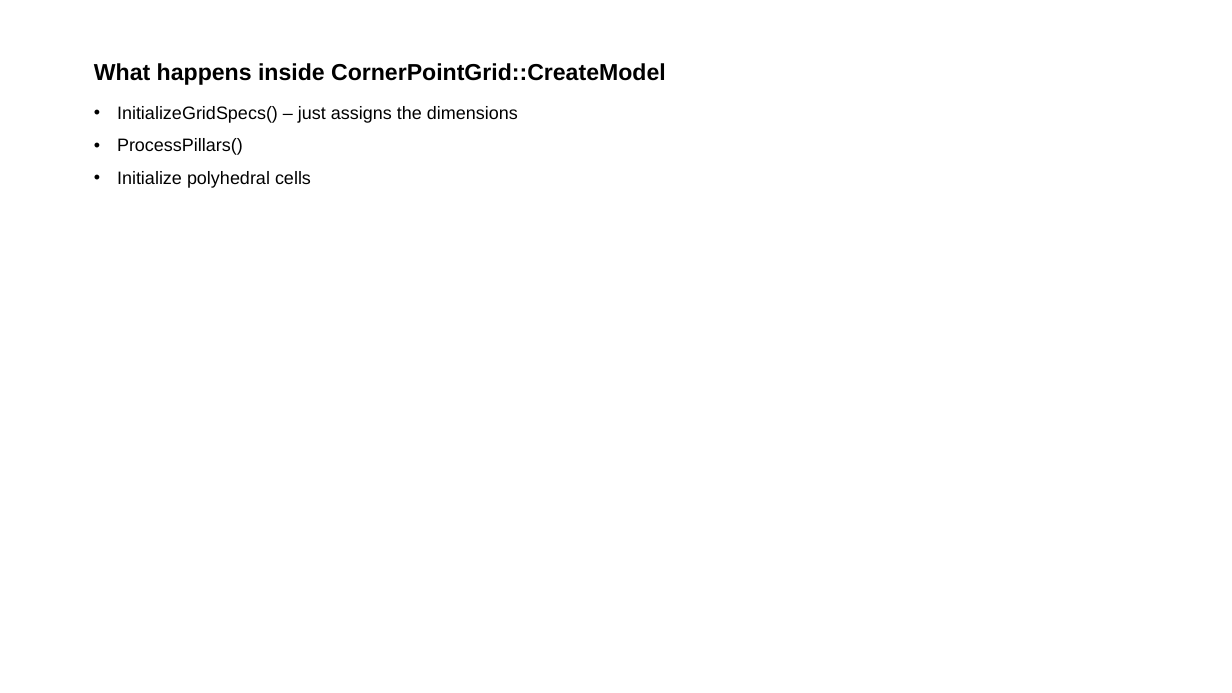
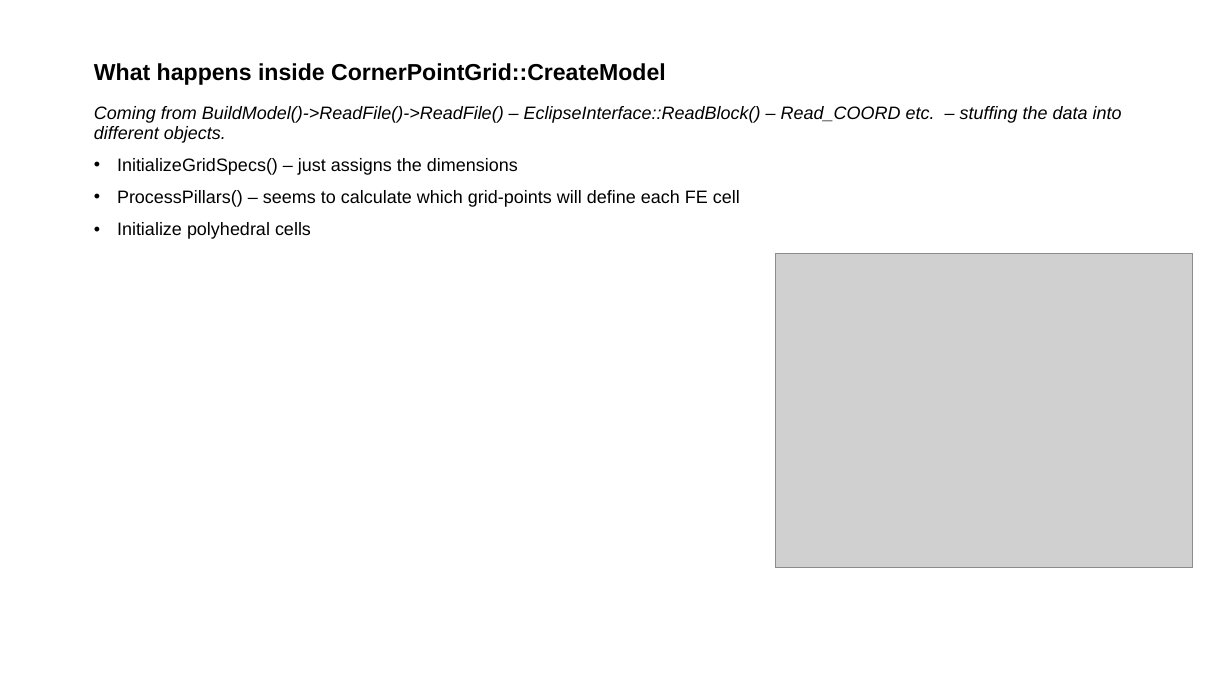
Before and after one commit to openCSMP/openCSMP, a slide deck: slide 3 of doc/SKM_EclipseModel-documentation.pptx. Drawn at 1232x693 pixels with LibreOffice and Linux fonts; fonts in the diff are those of the drawing; grey boxes stand for pictures. Boxes give left, top, right and bottom in pixels: in the first picture for what was removed or moved away, otherwise in the second. Text is boxed around its words. In the diff, an @@ line names an element or a change of style, - is before the commit and + after.

Commit message:
chore: more documentation of Eclipse interface

```diff
--- a/doc/SKM_EclipseModel-documentation.pptx
+++ b/doc/SKM_EclipseModel-documentation.pptx
@@ text at <box>94,106,1122,143</box>: paragraph added @@
+Coming from BuildModel()->ReadFile()->ReadFile() – EclipseInterface::ReadBlock() – Read_COORD etc. – stuffing the data into different objects.
@@ text at <box>117,190,740,207</box>: text changed @@
-• ProcessPillars()
+• ProcessPillars() – seems to calculate which grid-points will define each FE cell
@@ picture added at <box>775,253,1193,567</box> @@
```
Also in this commit, not shown: 4 other files.
